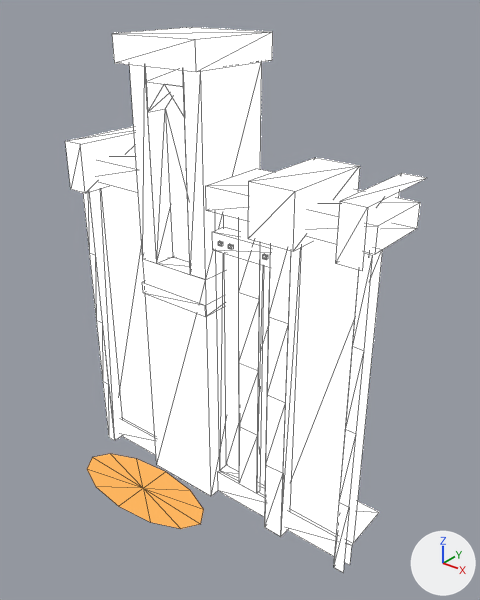
The glTF model pit-scene/kit/glb/T1_Start_B.glb: old version first, new version second.
Both versions are drawn from a 50 mm lens placed at (5.08, -5.67, 6.9), pointed at (0.48, 0.08, 3.34). Arrows for +X, +Y and +Z are at lower right; the lights stay in place. The older version comes first. Mesh edges are drawn as thin lines. Vertices at exactly the same position are counted once.

Objects in the first picture: 'T1_Start_B'.
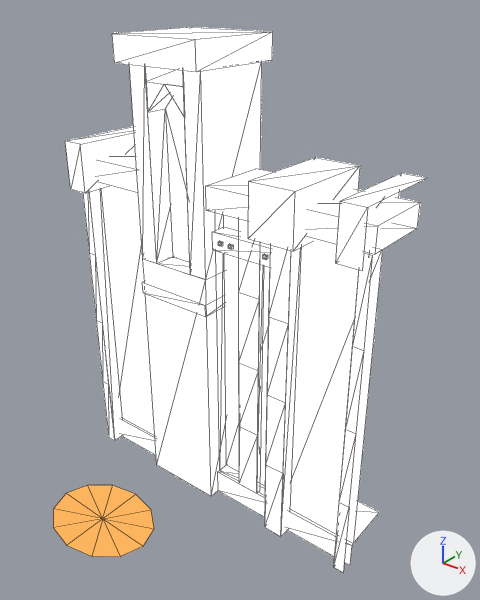
Edits to the bpy script that builds the scene:
```text
Change me_t1_start_b:
    used by ob_t1_start_b; location = (0.0, 0.0, 0.0)
    remove me_t1_start_b.from_pydata(...)  # 230 vertices, 233 faces; spans x -2.25..2.25, y -1.03..1.2, z 0.0..6.32
    add me_t1_start_b.from_pydata(...)  # 230 vertices, 233 faces; spans x -2.25..2.25, y -2.02..1.2, z 0.0..6.32
    me_t1_start_b part 1: the loose piece of 13 vertices spanning x -2.01..0.29, y -1.03..-0.07, z 0.05 is scaled about its middle by (0.696, 1.29, 1), then moved by (0.1, -0.85, 0.11)
```

Boxes [x1, y1, x2, y2] around the edits, measured in the pictures (480 x 600 px; the box of a moved part takes in the faces that stretch with it):
'T1_Start_B', reshaped: before [65, 27, 426, 572]; after [53, 27, 426, 572]
part 1 of me_t1_start_b, moved or reshaped: before [87, 454, 204, 529]; after [53, 485, 154, 557]
